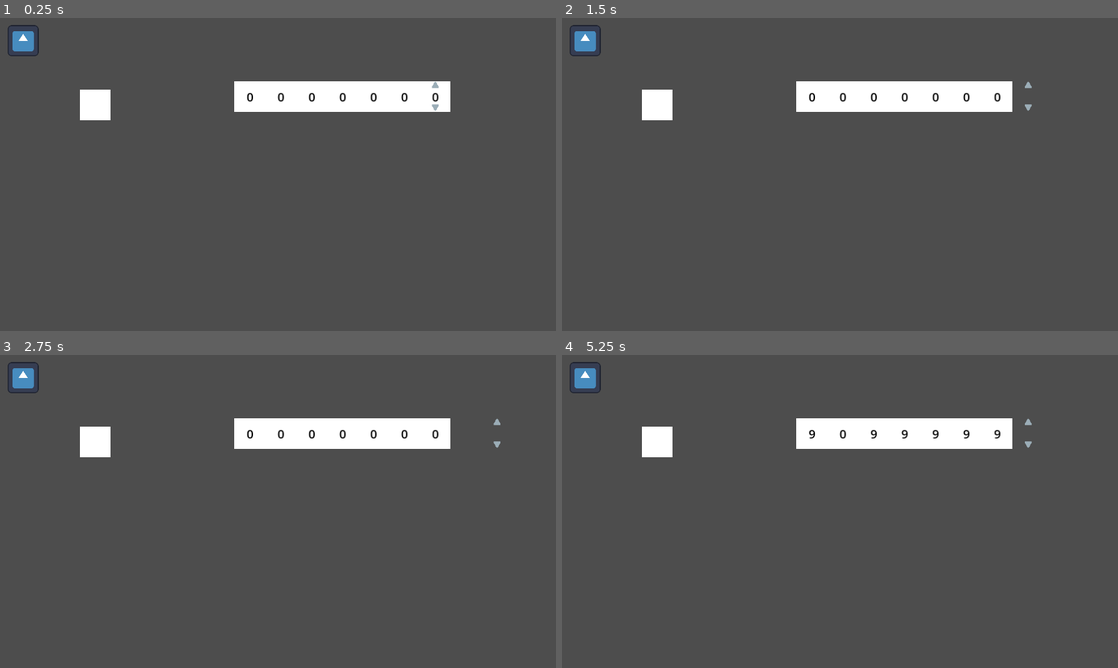
Above: before the commit, frames 1-4 (two rows, left to right).
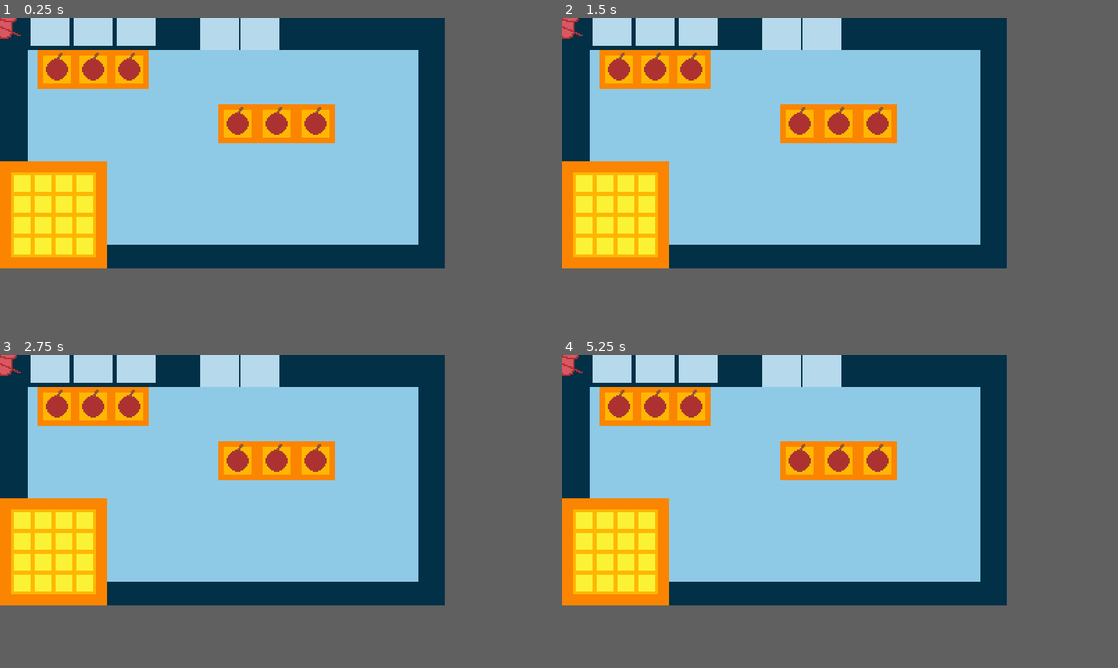
Above: after the commit, the same moments.

Repository: MatthewMa929/The-Devil-s-Shopkeeper
Game: Godot game, scene res://Game/main.tscn
Same seed, same stepped clock (60 frames per second), same inputs: the game is played once before the commit and once after it. The engine's default icon, where the game draws it, is replaced by a stand-in: a white triangle on a blue panel in a dark square.
Inputs:
- Up to frame 1 (0.25 s): no input
- Up to frame 2 (1.5 s): tap Enter at 0.5 s; hold D (MoveDigitRight) 0.53-1.28 s; tap Space (Continue, bound only after the commit) at 0.6, 1.25, 1.35 s; hold S (MoveDigitDown) from 1.28 s (still down)
- Up to frame 3 (2.75 s): tap Space (Continue, bound only after the commit) at 2, 2.1 s; release S (MoveDigitDown) at 2.03 s; hold D (MoveDigitRight) from 2.03 s (still down)
- Up to frame 4 (5.25 s): tap Space (Continue, bound only after the commit) at 2.75, 2.85, 3.5, 3.6, 4.25, 4.35, 5.1 s; release D (MoveDigitRight) at 2.78 s; hold W (MoveDigitUp) 2.78-3.53 s; hold A (MoveDigitLeft) 3.53-5.03 s; hold S (MoveDigitDown) from 5.03 s (still down)
In our replay, the window is 800x450 before the commit and 640x360 after it. These sizes can differ from the game's own. Grey fills any space a smaller window leaves; there, only what the larger window draws over its background counts as a difference.

The runs differ from the first frame. In frame 1, 64% of the frame differs, in the area x 0-81%, y 0-80%; in frame 2, 64%; in frame 3, 64%, in the area x 0-90%, y 0-80%; in frame 4, 64%.

Commit message:
320x180, doing inventory

Diff:
--- a/Game/NegotiateScreen.gd
+++ b/Game/NegotiateScreen.gd
@@ -9,6 +9,7 @@
 @onready var price_digit_arr = [price_digit]
 @onready var digit_ptr = 0
 
+var gap = 32
 
 func _ready():
 	for i in range(Global.max_digits):
@@ -16,25 +17,27 @@
 
 func _process(delta):
 	if Input.is_action_just_pressed("MoveDigitLeft"):
-		inc_icon.position.x -= 64
-		dec_icon.position.x -= 64
+		inc_icon.position.x -= gap
+		dec_icon.position.x -= gap
 		digit_ptr += 1
 	if Input.is_action_just_pressed("MoveDigitRight"):
-		inc_icon.position.x += 64
-		dec_icon.position.x += 64
+		inc_icon.position.x += gap
+		dec_icon.position.x += gap
 		digit_ptr -= 1
 	if Input.is_action_just_pressed("MoveDigitUp"):
 		increase_digit(digit_ptr)
 	if Input.is_action_just_pressed("MoveDigitDown"):
 		decrease_digit(digit_ptr)
+	if Input.is_action_just_pressed("Continue"):
+		change_price("0000000")
 
 func duplicate_button(num):
 	var new_price_box = price_box.duplicate(true)
 	var new_price_digit = price_digit.duplicate(true)
 	var prev_price_digit = price_digit_arr[num]
 	var prev_price_box = price_box_arr[num]
-	new_price_digit.position = Vector2(prev_price_digit.position.x - 64, prev_price_digit.position.y)
-	new_price_box.position = Vector2(prev_price_box.position.x - 64, prev_price_box.position.y)
+	new_price_digit.position = Vector2(prev_price_digit.position.x - gap, prev_price_digit.position.y)
+	new_price_box.position = Vector2(prev_price_box.position.x - gap, prev_price_box.position.y)
 	price_digit_arr.append(new_price_digit)
 	price_box_arr.append(new_price_box)
 	add_child(new_price_digit)
@@ -66,3 +69,9 @@
 			return false
 	change_digit_text(int(price_digit_arr[curr_digit].text) - 1, curr_digit)
 	return true
+
+func change_price(value):
+	var op = 0
+	for i in range(Global.max_digits, -1, -1):
+		change_digit_text(value[i], op)
+		op += 1
--- a/Game/action_manager.gd
+++ b/Game/action_manager.gd
@@ -6,8 +6,6 @@
 @onready var player = $Player
 @onready var npc_manager = $NPCManager
 
-signal move_digit(input)
-
 func _ready():
 	pass
 
--- /dev/null
+++ b/Game/inventory_slot.gd
@@ -0,0 +1,10 @@
+extends Node2D
+
+@export var item:Item
+
+@onready var item_spr = $ItemSpr
+
+func _process(delta):
+	if item.name != "Empty":
+		item_spr.texture = item.texture
+		item_spr.scale = Vector2(0.5, 0.5)
--- /dev/null
+++ b/Game/inventory_slot.tscn
@@ -0,0 +1,21 @@
+[gd_scene load_steps=4 format=3 uid="uid://pqpwulot5odo"]
+
+[ext_resource type="Script" path="res://Game/inventory_slot.gd" id="1_qniwf"]
+[ext_resource type="Texture2D" uid="uid://uxanoe8o0p6a" path="res://Sprites/Inv_Back.png" id="2_hqo3f"]
+[ext_resource type="Texture2D" uid="uid://d1td0rid1bdpl" path="res://Sprites/InventorySlot.png" id="2_ufmwd"]
+
+[node name="InventorySlot" type="Node2D"]
+script = ExtResource("1_qniwf")
+
+[node name="InventoryBack" type="Sprite2D" parent="."]
+z_index = -1
+position = Vector2(-8, -8)
+texture = ExtResource("2_hqo3f")
+centered = false
+
+[node name="InventoryBox" type="Sprite2D" parent="."]
+texture = ExtResource("2_ufmwd")
+centered = false
+
+[node name="ItemSpr" type="Sprite2D" parent="."]
+centered = false
--- a/Game/main.tscn
+++ b/Game/main.tscn
@@ -1,25 +1,57 @@
-[gd_scene load_steps=5 format=3 uid="uid://b8mig6v27jy1e"]
+[gd_scene load_steps=7 format=3 uid="uid://b8mig6v27jy1e"]
 
 [ext_resource type="Script" path="res://Game/main.gd" id="1_3wfpr"]
 [ext_resource type="PackedScene" uid="uid://dmobjppe0au82" path="res://Game/action_manager.tscn" id="2_2dwvk"]
+[ext_resource type="Texture2D" uid="uid://5cm01rqyggx" path="res://Sprites/Background.png" id="2_7vbtx"]
 [ext_resource type="PackedScene" uid="uid://bp0f7d383gpyy" path="res://Audio/audio_manager.tscn" id="2_qgc0n"]
 [ext_resource type="PackedScene" uid="uid://vdva3l6py1bc" path="res://Game/ui.tscn" id="3_s5qw3"]
+[ext_resource type="Texture2D" uid="uid://dqwv1mxe6vx8x" path="res://Sprites/Concept.png" id="5_pynk7"]
 
 [node name="Main" type="Node"]
 script = ExtResource("1_3wfpr")
 
+[node name="Background" type="Sprite2D" parent="."]
+texture = ExtResource("2_7vbtx")
+centered = false
+
+[node name="Sprite2D" type="Sprite2D" parent="."]
+visible = false
+position = Vector2(160, 90)
+texture = ExtResource("5_pynk7")
+
 [node name="ActionManager" parent="." instance=ExtResource("2_2dwvk")]
 
 [node name="ShopStand" parent="ActionManager/ShopInventory" index="0"]
-position = Vector2(197, 180)
+position = Vector2(41, 37)
 
-[node name="Player" parent="ActionManager" index="1"]
-position = Vector2(48, 47)
+[node name="ShopStand2" parent="ActionManager/ShopInventory" index="1"]
+position = Vector2(67, 37)
+
+[node name="ShopStand3" parent="ActionManager/ShopInventory" index="2"]
+position = Vector2(93, 37)
+
+[node name="ShopStand4" parent="ActionManager/ShopInventory" index="3"]
+position = Vector2(227, 76)
+
+[node name="ShopStand5" parent="ActionManager/ShopInventory" index="4"]
+position = Vector2(199, 76)
+
+[node name="ShopStand6" parent="ActionManager/ShopInventory" index="5"]
+position = Vector2(171, 76)
+
+[node name="InventorySlot" parent="ActionManager/ShopInventory" index="6"]
+z_index = 1
+position = Vector2(8, 156)
 
 [node name="UI" parent="." instance=ExtResource("3_s5qw3")]
+z_index = 2
+
+[node name="NegotiateScreen" parent="UI" index="0"]
+visible = false
 
 [node name="AudioManager" parent="." instance=ExtResource("2_qgc0n")]
 
 [editable path="ActionManager"]
 [editable path="ActionManager/ShopInventory"]
 [editable path="ActionManager/NPCManager"]
+[editable path="UI"]
--- /dev/null
+++ b/Game/map_manager.gd
@@ -0,0 +1,11 @@
+extends Node2D
+
+
+# Called when the node enters the scene tree for the first time.
+func _ready():
+	pass # Replace with function body.
+
+
+# Called every frame. 'delta' is the elapsed time since the previous frame.
+func _process(delta):
+	pass
--- /dev/null
+++ b/Game/map_manager.tscn
@@ -0,0 +1,9 @@
+[gd_scene load_steps=2 format=3 uid="uid://dninmsshc4cw6"]
+
+[ext_resource type="Script" path="res://Game/map_manager.gd" id="1_vda4n"]
+
+[node name="MapManager" type="Node2D"]
+script = ExtResource("1_vda4n")
+
+[node name="TileMap" type="TileMap" parent="."]
+format = 2
--- a/Game/negotiate_screen.tscn
+++ b/Game/negotiate_screen.tscn
@@ -1,7 +1,7 @@
 [gd_scene load_steps=4 format=3 uid="uid://dmfssrpqnmwww"]
 
 [ext_resource type="Script" path="res://Game/NegotiateScreen.gd" id="1_trj1p"]
-[ext_resource type="Texture2D" uid="uid://bw05vdh5ocxd3" path="res://Sprites/Stand.png" id="2_lia5n"]
+[ext_resource type="Texture2D" uid="uid://d2o2eye0f5gb0" path="res://Sprites/NegotiateBox.png" id="2_mwpoe"]
 [ext_resource type="Texture2D" uid="uid://dlywpygqv6uq1" path="res://Sprites/Arrow.png" id="3_mcll3"]
 
 [node name="NegotiateScreen" type="Control"]
@@ -13,27 +13,30 @@
 
 [node name="PriceBox" type="Sprite2D" parent="."]
 z_index = -1
-position = Vector2(901, 163)
-texture = ExtResource("2_lia5n")
+position = Vector2(240, 139)
+texture = ExtResource("2_mwpoe")
 
 [node name="PriceDigit" type="RichTextLabel" parent="."]
+clip_contents = false
 custom_minimum_size = Vector2(32, 32)
 layout_mode = 0
-offset_left = 895.0
-offset_top = 145.0
-offset_right = 927.0
-offset_bottom = 185.0
-theme_override_font_sizes/normal_font_size = 25
+offset_left = 236.0
+offset_top = 131.0
+offset_right = 268.0
+offset_bottom = 163.0
+theme_override_font_sizes/normal_font_size = 12
 bbcode_enabled = true
 text = "[color=black]0"
 
 [node name="DecIcon" type="Sprite2D" parent="."]
-position = Vector2(902, 185)
+position = Vector2(240, 150)
+scale = Vector2(0.4, 0.4)
 texture = ExtResource("3_mcll3")
 
 [node name="IncIcon" type="Sprite2D" parent="."]
-position = Vector2(902, 139)
+position = Vector2(240, 128)
 rotation = -3.14159
+scale = Vector2(0.4, 0.4)
 texture = ExtResource("3_mcll3")
 
 [node name="PricePercentage" type="RichTextLabel" parent="."]
--- a/Game/shop_inventory.gd
+++ b/Game/shop_inventory.gd
@@ -3,3 +3,18 @@
 #Will duplicate shop stands to fill store, stored in array. Also holds the inventory of items in stock.
 
 @export var items:Array[Item] = []
+
+@onready var inventory_slot = $InventorySlot
+@onready var inv_size_x = 4
+@onready var inv_size_y = 4
+@onready var inv_arr = [inventory_slot]
+
+func _ready():
+	for i in range(inv_size_x):
+		var new_x = inventory_slot.position.x + i*15
+		for j in range(inv_size_y):
+			var new_y = inventory_slot.position.y - j*15
+			var new_slot = inventory_slot.duplicate(true)
+			inv_arr.append(new_slot)
+			new_slot.position = Vector2(new_x, new_y)
+			add_child(new_slot)
--- a/Game/shop_inventory.tscn
+++ b/Game/shop_inventory.tscn
@@ -1,11 +1,26 @@
-[gd_scene load_steps=4 format=3 uid="uid://dbe0ssyb41o3d"]
+[gd_scene load_steps=6 format=3 uid="uid://dbe0ssyb41o3d"]
 
 [ext_resource type="Script" path="res://Game/shop_inventory.gd" id="1_wqa1j"]
 [ext_resource type="Resource" uid="uid://bcipwcpke05fv" path="res://Items/Apple.tres" id="2_jse4l"]
 [ext_resource type="PackedScene" uid="uid://bn0od10l8b4og" path="res://Game/shop_stand.tscn" id="3_1v2nc"]
+[ext_resource type="PackedScene" uid="uid://pqpwulot5odo" path="res://Game/inventory_slot.tscn" id="4_03sax"]
+[ext_resource type="Resource" uid="uid://cf6iosya80g00" path="res://Items/Empty.tres" id="5_r41hb"]
 
 [node name="ShopInventory" type="Node2D"]
 script = ExtResource("1_wqa1j")
-items = Array[Resource("res://Items/Item.gd")]([ExtResource("2_jse4l")])
+items = Array[Resource("res://Items/Item.gd")]([ExtResource("2_jse4l"), ExtResource("2_jse4l")])
 
 [node name="ShopStand" parent="." instance=ExtResource("3_1v2nc")]
+
+[node name="ShopStand2" parent="." instance=ExtResource("3_1v2nc")]
+
+[node name="ShopStand3" parent="." instance=ExtResource("3_1v2nc")]
+
+[node name="ShopStand4" parent="." instance=ExtResource("3_1v2nc")]
+
+[node name="ShopStand5" parent="." instance=ExtResource("3_1v2nc")]
+
+[node name="ShopStand6" parent="." instance=ExtResource("3_1v2nc")]
+
+[node name="InventorySlot" parent="." instance=ExtResource("4_03sax")]
+item = ExtResource("5_r41hb")
--- a/Game/shop_stand.gd
+++ b/Game/shop_stand.gd
@@ -2,4 +2,9 @@
 
 #Holds an item, player should be able to place item here
 
+@onready var item_spr = $ItemSpr
+
 @export var item:Item
+
+func _process(delta):
+	item_spr.texture = item.texture
--- a/Game/shop_stand.tscn
+++ b/Game/shop_stand.tscn
@@ -1,10 +1,14 @@
-[gd_scene load_steps=3 format=3 uid="uid://bn0od10l8b4og"]
+[gd_scene load_steps=4 format=3 uid="uid://bn0od10l8b4og"]
 
 [ext_resource type="Script" path="res://Game/shop_stand.gd" id="1_0vaxl"]
 [ext_resource type="Texture2D" uid="uid://bw05vdh5ocxd3" path="res://Sprites/Stand.png" id="2_4k0m7"]
+[ext_resource type="Resource" uid="uid://bcipwcpke05fv" path="res://Items/Apple.tres" id="2_wutgr"]
 
 [node name="ShopStand" type="Node2D"]
 script = ExtResource("1_0vaxl")
+item = ExtResource("2_wutgr")
 
 [node name="ShopStandSpr" type="Sprite2D" parent="."]
 texture = ExtResource("2_4k0m7")
+
+[node name="ItemSpr" type="Sprite2D" parent="."]
--- a/Items/Apple.tres
+++ b/Items/Apple.tres
@@ -8,4 +8,4 @@
 name = "Apple"
 texture = ExtResource("2_iij0y")
 type = Array[String](["Food"])
-cost = Array[int]([0, 0])
+cost = 10
--- /dev/null
+++ b/Items/Empty.tres
@@ -0,0 +1,9 @@
+[gd_resource type="Resource" script_class="Item" load_steps=2 format=3 uid="uid://cf6iosya80g00"]
+
+[ext_resource type="Script" path="res://Items/Item.gd" id="1_0jnss"]
+
+[resource]
+script = ExtResource("1_0jnss")
+name = "Empty"
+type = Array[String](["NULL"])
+cost = 10
--- a/Items/Item.gd
+++ b/Items/Item.gd
@@ -5,4 +5,4 @@
 @export var name:String
 @export var texture:Texture
 @export var type:Array[String] = ["NULL"]
-@export var cost:Array[int] = [0, 0]
+@export var cost:int = 10
--- a/Player/player.tscn
+++ b/Player/player.tscn
@@ -1,11 +1,10 @@
 [gd_scene load_steps=3 format=3 uid="uid://cfr36cs7pa306"]
 
 [ext_resource type="Script" path="res://Player/player.gd" id="1_l07ll"]
-[ext_resource type="Texture2D" uid="uid://dydbdni7c22lc" path="res://icon.svg" id="2_0dswn"]
+[ext_resource type="Texture2D" uid="uid://dbl5gk450dxs4" path="res://Sprites/Devil.png" id="2_t0pso"]
 
 [node name="Player" type="Node2D"]
 script = ExtResource("1_l07ll")
 
 [node name="Sprite2D" type="Sprite2D" parent="."]
-scale = Vector2(0.5, 0.5)
-texture = ExtResource("2_0dswn")
+texture = ExtResource("2_t0pso")
--- a/project.godot
+++ b/project.godot
@@ -21,6 +21,9 @@
 
 [display]
 
+window/size/viewport_width=320
+window/size/viewport_height=180
+window/size/mode=3
 window/stretch/mode="canvas_items"
 
 [input]
@@ -45,3 +48,12 @@
 "events": [Object(InputEventKey,"resource_local_to_scene":false,"resource_name":"","device":-1,"window_id":0,"alt_pressed":false,"shift_pressed":false,"ctrl_pressed":false,"meta_pressed":false,"pressed":false,"keycode":0,"physical_keycode":83,"key_label":0,"unicode":115,"echo":false,"script":null)
 ]
 }
+Continue={
+"deadzone": 0.5,
+"events": [Object(InputEventKey,"resource_local_to_scene":false,"resource_name":"","device":-1,"window_id":0,"alt_pressed":false,"shift_pressed":false,"ctrl_pressed":false,"meta_pressed":false,"pressed":false,"keycode":0,"physical_keycode":32,"key_label":0,"unicode":32,"echo":false,"script":null)
+]
+}
+
+[rendering]
+
+textures/canvas_textures/default_texture_filter=0
Binary file changed: Sprites/Apple.png
Binary file changed: Sprites/Arrow.png
Binary file added: Sprites/Background.png
Not shown, added: Sprites/Background.png.import
Binary file added: Sprites/Concept.png
Not shown, added: Sprites/Concept.png.import
Binary file added: Sprites/Devil.png
Not shown, added: Sprites/Devil.png.import
Binary file added: Sprites/Inv_Back.png
Not shown, added: Sprites/Inv_Back.png.import
Binary file added: Sprites/InventorySlot.png
Not shown, added: Sprites/InventorySlot.png.import
(and 3 more such lines)
